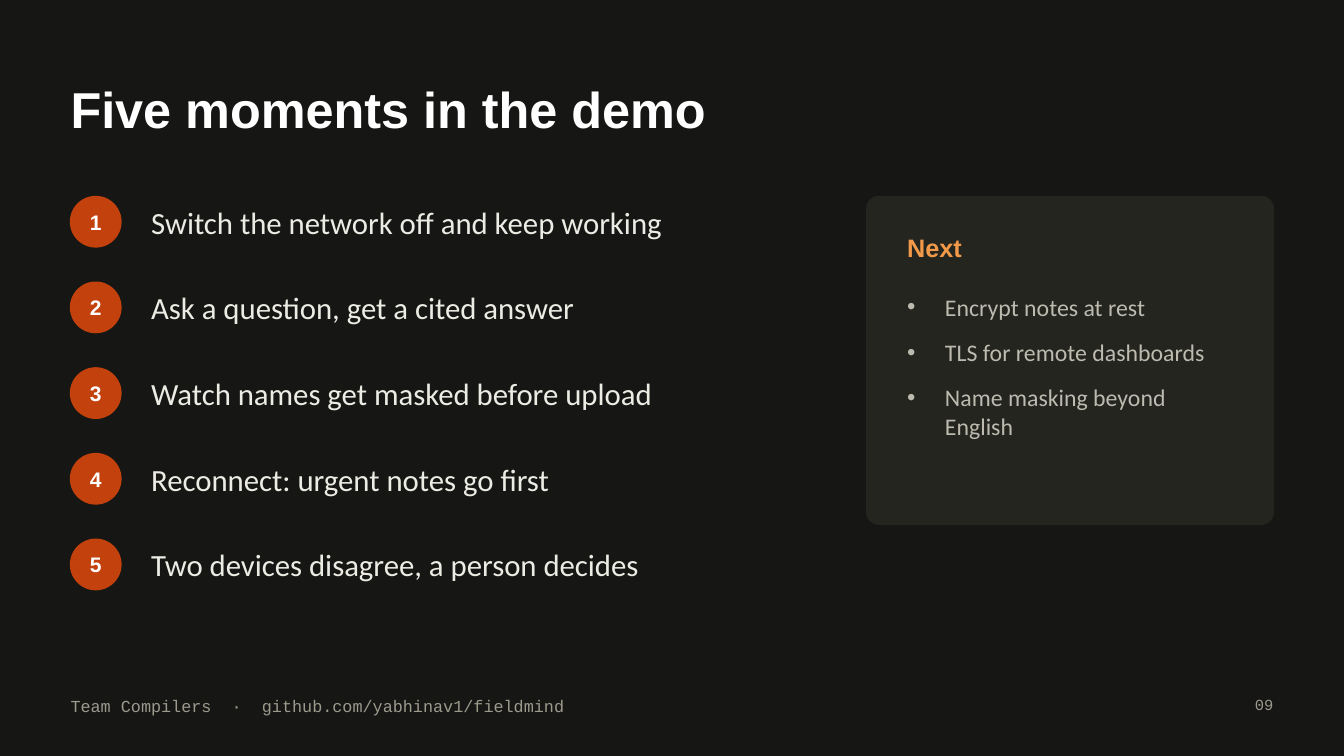
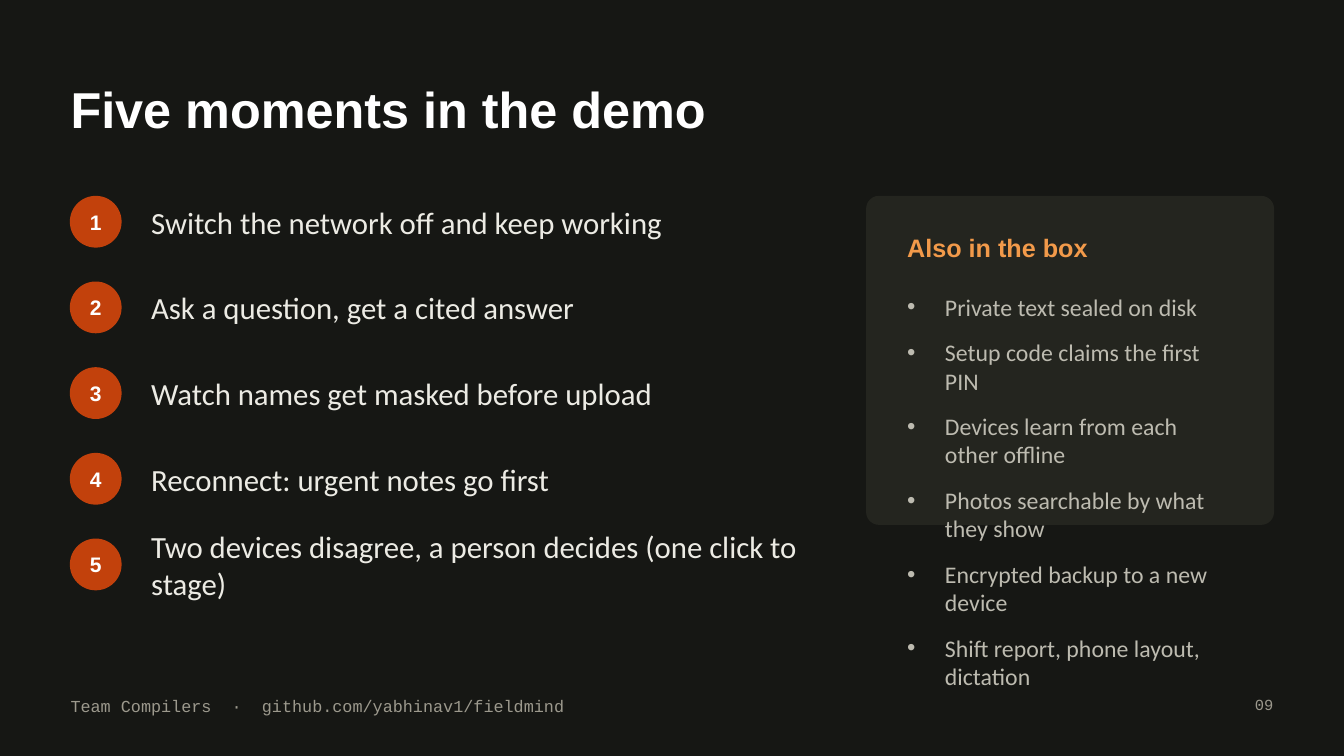
Before and after one commit to yabhinav1/fieldmind, a slide deck: slide 9 of docs/FieldMind-Compilers.pptx. Drawn at 1344x756 pixels with LibreOffice and Linux fonts; fonts in the diff are those of the drawing. Boxes give left, top, right and bottom in pixels: in the first picture for what was removed or moved away, otherwise in the second. Text is boxed around its words. In the diff, an @@ line names an element or a change of style, - is before the commit and + after.

Commit message:
Refresh the deck, the video script and the team briefing
The PDF and PowerPoint decks now cover the reranker, policy learning, sealed
storage, setup codes, peers, photos, backup, the shift report and the phone
layout, with the current screenshots and test count; the PDF is printed from
docs/deck.html so it can be regenerated without PowerPoint. The video script
and team briefing use the one-click conflict, the cross-platform commands and
the setup-code flow.

```diff
--- a/docs/FieldMind-Compilers.pptx
+++ b/docs/FieldMind-Compilers.pptx
@@ text at (x1=907, y1=238, x2=1088, y2=258): text changed @@
-Next
+Also in the box
@@ text at (x1=945, y1=299, x2=1207, y2=685): text changed @@
-• Encrypt notes at rest
-• TLS for remote dashboards
-• Name masking beyond English
+• Private text sealed on disk
+• Setup code claims the first PIN
+• Devices learn from each other offline
+• Photos searchable by what they show
+• Encrypted backup to a new device
+• Shift report, phone layout, dictation
@@ text at (x1=151, y1=535, x2=796, y2=601): text changed @@
-Two devices disagree, a person decides
+Two devices disagree, a person decides (one click to stage)
```
Also in this commit, not shown: 6 other slides changed, 4 other files.
